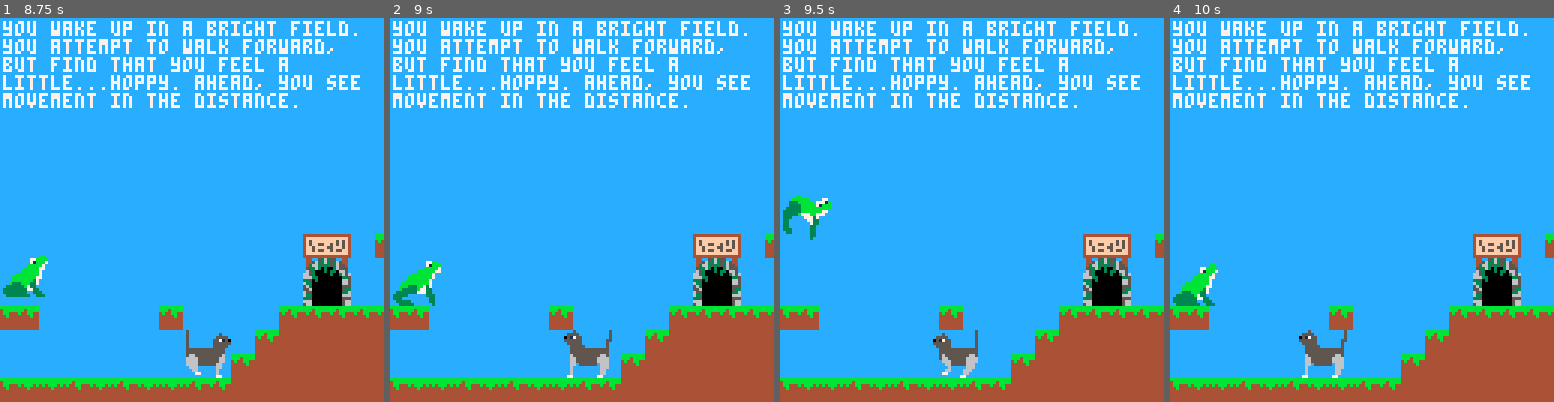
Above: before the commit, frames 1-4 (left to right).
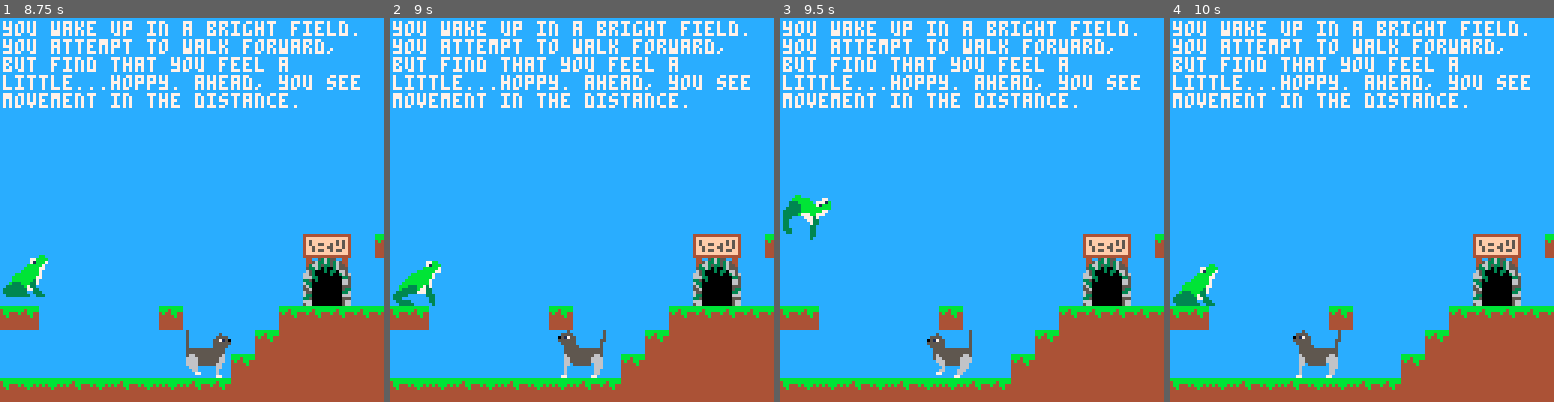
Above: after the commit, the same moments.

Repository: cincodenada/frogsvscats
Game: PICO-8 cartridge frogsvscats.p8
Same seed, same stepped clock (60 frames per second), same inputs: the game is played once before the commit and once after it.
Inputs:
- Up to frame 1 (8.75 s): tap O (Z key) at 0.7, 1.7, 2.1, 2.5, 2.9, 3.3, 3.7, 4.1, 4.5, 4.9, 5.3, 5.7, 6.1, 6.5, 6.9, 7.3, 7.7, 8.1, 8.5 s; hold Right 1.6-2.1 s; hold Up 2.15-2.42 s; hold Right 2.47-3.03 s; hold Left 3.08-3.58 s; hold Right 4.02-4.68 s; hold Up 4.73-5.03 s; hold Left 5.08-5.68 s; hold Right 6.08-6.58 s; hold Right 6.63-7.13 s; hold Up 7.18-7.45 s; hold Right 7.5-8.07 s; hold Left 8.12-8.62 s
- Up to frame 2 (9 s): tap O (Z key) at 8.9 s
- Up to frame 3 (9.5 s): hold Right from 9.05 s (still down); tap O (Z key) at 9.3 s
- Up to frame 4 (10 s): tap O (Z key) at 9.7 s; release Right at 9.72 s; hold Up from 9.77 s (still down)

Frame 1 is identical in both runs. In frame 2, 0.7% of the frame differs, in the area x 43-58%, y 81-94%; in frame 3, 0.6%; in frame 4, 0.7%.

Commit message:
Fix visible height/width
All the uses assumed this was the width, not sure how it's not more
broken, but whatevs

Diff:
--- a/frogsvscats.p8
+++ b/frogsvscats.p8
@@ -227,16 +227,16 @@
 visible = class()
 function visible:constructor(x,y,sprite)
 	self.x, self.y, self.sprite = x, y, sprite
-	self.w = self.sprite.w*8-1
-	self.h = self.sprite.h*8-1
+	self.w = self.sprite.w*8
+	self.h = self.sprite.h*8
 end
 function visible:draw()
 	self.sprite:draw(self.x, self.y)
 end
 function visible:center()
 	return {
-		x=self.x + (self.sprite.w*8)/2,
-		y=self.y - (self.sprite.h*8)/2
+		x=self.x + self.w/2,
+		y=self.y - self.h/2
 	}
 end
 -- returns boundaries, idx are buttons (lrud)
